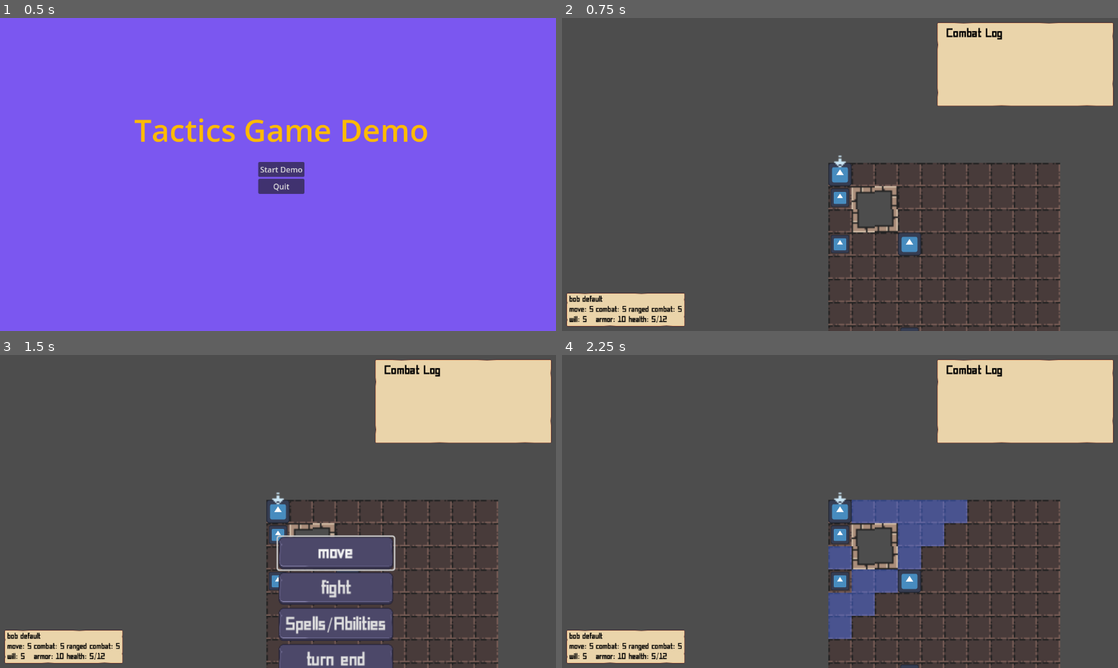
Above: before the commit, frames 1-4 (two rows, left to right).
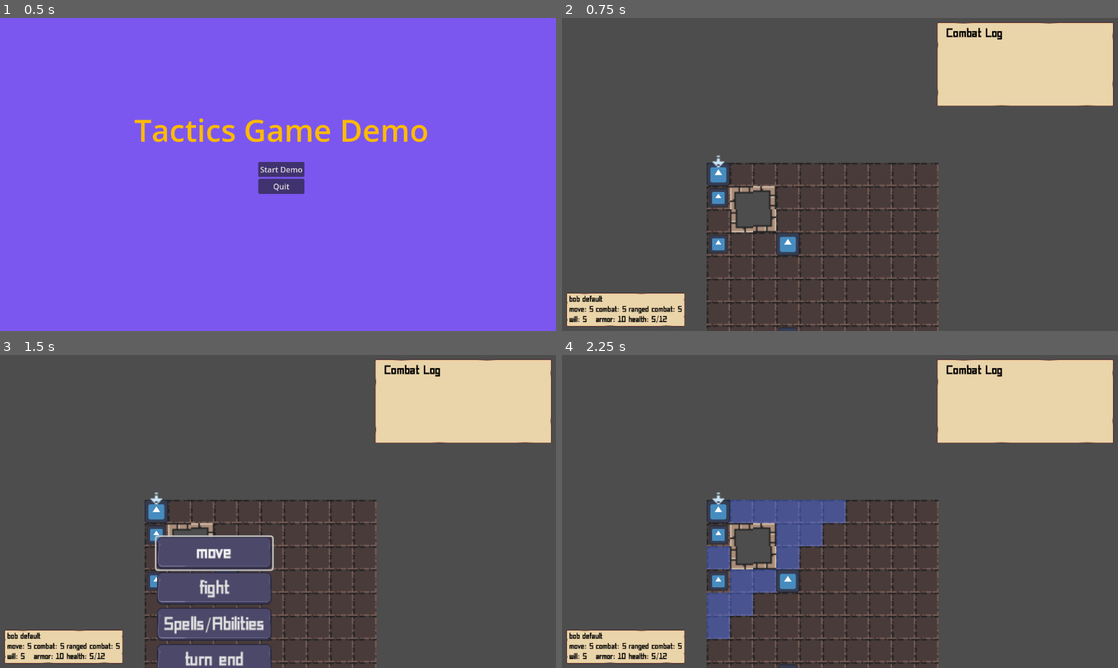
Above: after the commit, the same moments.

Repository: brianhall1313/dungeon-tactics
Game: Godot game, scene res://Scene/start_screen.tscn
Same seed, same stepped clock (60 frames per second), same inputs: the game is played once before the commit and once after it. The engine's default icon, where the game draws it, is replaced by a stand-in: a white triangle on a blue panel in a dark square.
Inputs (mouse positions are in pixels of both pictures, inside the frame that each line leads up to):
- Up to frame 1 (0.5 s): no input
- Up to frame 2 (0.75 s): click "Start Demo" at 0.5 s
- Up to frame 3 (1.5 s): tap Enter at 1.25 s; move the mouse to (461, 401) at 1.27 s
- Up to frame 4 (2.25 s): click "move" at 2 s

Frame 1 is identical in both runs. In frame 2, 7.3% of the frame differs, in the area x 26-90%, y 43-100%; in frame 3, 20%; in frame 4, 15%.

Commit message:
fixed some more UI bugs

Diff:
--- a/Global/global_signal_bus.gd
+++ b/Global/global_signal_bus.gd
@@ -14,6 +14,7 @@
 signal move_request(character,space:Vector2i)
 signal party_wipe(faction)
 signal hide_menu
+signal show_pause_menu
 signal sa_button_pressed(action:String)
 signal summoning(summon)
 signal combat_message(message:String)
--- a/Scene/Map.gd
+++ b/Scene/Map.gd
@@ -419,18 +419,16 @@
 
 
 func _on_grid_interact_escape_pressed():
-	var is_pause:bool = true
 	for x in players_list.alive_list:
 		if local_to_map(x.position)==local_to_map(Pointer.position):
 			current_character=x
 			if current_character.turn_tracker['moved'] and current_character.turn_tracker['turn_complete']==false:
-				is_pause = false
 				current_character.undo_movement()
 				Pointer.movement(local_to_map(current_character.position),current_character.position)
 				fight_menus.move(Pointer.position)
 				fight_menu.update_menu(current_character)
-	if is_pause:
-		GlobalSignalBus.change_state.emit("pause_menu")
+				return
+	GlobalSignalBus.change_state.emit("pause_menu")
 
 
 func _on_fight_menu_turn_end_selected():
--- a/Scene/Map.tscn
+++ b/Scene/Map.tscn
@@ -98,21 +98,18 @@
 
 [node name="Camera2D2" type="Camera2D" parent="Pointer"]
 zoom = Vector2(3, 3)
-
-[node name="field_menu" parent="Pointer/Camera2D2" instance=ExtResource("13_ushiy")]
-anchors_preset = 0
-anchor_right = 0.0
-anchor_bottom = 0.0
-grow_horizontal = 1
-grow_vertical = 1
-theme = ExtResource("16_lckb1")
-metadata/_edit_use_anchors_ = true
+limit_left = -100
+limit_top = -100
 
 [node name="fight_menus" parent="." instance=ExtResource("14_l63jg")]
 
 [node name="CanvasLayer" type="CanvasLayer" parent="."]
 
+[node name="field_menu" parent="CanvasLayer" instance=ExtResource("13_ushiy")]
+metadata/_edit_use_anchors_ = true
+
 [node name="PanelContainer" type="PanelContainer" parent="CanvasLayer"]
+z_index = -1
 offset_left = 768.0
 offset_right = 1152.0
 offset_bottom = 192.0
@@ -158,8 +155,8 @@
 size_flags_horizontal = 0
 size_flags_vertical = 8
 
-[connection signal="continue_pressed" from="Pointer/Camera2D2/field_menu" to="." method="_on_field_menu_continue_pressed"]
-[connection signal="end_turn_pressed" from="Pointer/Camera2D2/field_menu" to="." method="_on_field_menu_end_turn_pressed"]
 [connection signal="fight_selected" from="fight_menus" to="." method="_on_fight_menu_fight_selected"]
 [connection signal="movement_selected" from="fight_menus" to="." method="_on_fight_menu_movement_selected"]
 [connection signal="turn_end_selected" from="fight_menus" to="." method="_on_fight_menu_turn_end_selected"]
+[connection signal="continue_pressed" from="CanvasLayer/field_menu" to="." method="_on_field_menu_continue_pressed"]
+[connection signal="end_turn_pressed" from="CanvasLayer/field_menu" to="." method="_on_field_menu_end_turn_pressed"]
--- a/Scene/encounter_manager.tscn
+++ b/Scene/encounter_manager.tscn
@@ -60,7 +60,6 @@
 [connection signal="grid_interaction" from="FiniteStateMachine/fight_selection" to="Map" method="_on_fight_selection_grid_interaction"]
 [connection signal="ai_turn_start" from="FiniteStateMachine/ai_turn" to="Map/battle_lists" method="_on_ai_turn_ai_turn_start"]
 [connection signal="escape_pressed" from="FiniteStateMachine/pause_menu" to="Map" method="_on_pause_menu_escape_pressed"]
-[connection signal="show_pause_menu" from="FiniteStateMachine/pause_menu" to="Map/Pointer/Camera2D2/field_menu" method="_on_pause_menu_show_pause_menu"]
 [connection signal="escape_pressed" from="FiniteStateMachine/sa_resolution" to="Map" method="_on_sa_resolution_escape_pressed"]
 [connection signal="grid_interaction" from="FiniteStateMachine/sa_resolution" to="Map" method="_on_sa_resolution_grid_interaction"]
 [connection signal="update_enemy_list" from="ai_manager" to="Map" method="_on_ai_manager_update_enemy_list"]
--- a/Scene/field_menu.gd
+++ b/Scene/field_menu.gd
@@ -7,6 +7,7 @@
 func _ready():
 	hide()
 	GlobalSignalBus.connect('hide_menu',hide_menu)
+	GlobalSignalBus.connect('show_pause_menu',show_pause_menu)
 
 func show_menu():
 	show()
@@ -14,7 +15,7 @@
 func hide_menu():
 	hide()
 
-func _on_pause_menu_show_pause_menu():
+func show_pause_menu():
 	show_menu()
 	continue_button.grab_focus()
 
@@ -29,3 +30,7 @@
 	end_turn_pressed.emit()
 	get_viewport().set_input_as_handled()
 	hide()
+
+
+func _on_quit_button_up():
+	get_tree().change_scene_to_file("res://Scene/start_screen.tscn")
--- a/Scene/field_menu.tscn
+++ b/Scene/field_menu.tscn
@@ -1,16 +1,28 @@
-[gd_scene load_steps=2 format=3 uid="uid://r8mhoiii4nhu"]
+[gd_scene load_steps=3 format=3 uid="uid://r8mhoiii4nhu"]
 
 [ext_resource type="Script" path="res://Scene/field_menu.gd" id="1_ofjwi"]
+[ext_resource type="Theme" uid="uid://5fu88ou1dk5" path="res://Resources/dungeon_theme.tres" id="1_saky7"]
 
 [node name="field_menu" type="Control"]
 top_level = true
 layout_mode = 3
-anchors_preset = 15
-anchor_right = 1.0
-anchor_bottom = 1.0
+anchors_preset = 8
+anchor_left = 0.5
+anchor_top = 0.5
+anchor_right = 0.5
+anchor_bottom = 0.5
 grow_horizontal = 2
 grow_vertical = 2
+theme = ExtResource("1_saky7")
 script = ExtResource("1_ofjwi")
+
+[node name="ColorRect" type="ColorRect" parent="."]
+layout_mode = 0
+offset_left = -584.0
+offset_top = -332.0
+offset_right = 968.0
+offset_bottom = 588.0
+color = Color(0, 0, 0, 0.588235)
 
 [node name="VBoxContainer" type="VBoxContainer" parent="."]
 layout_mode = 0
@@ -25,5 +37,10 @@
 layout_mode = 2
 text = "End Turn"
 
+[node name="quit" type="Button" parent="VBoxContainer"]
+layout_mode = 2
+text = "Quit"
+
 [connection signal="button_up" from="VBoxContainer/continue" to="." method="_on_continue_button_up"]
 [connection signal="button_up" from="VBoxContainer/end_turn" to="." method="_on_end_turn_button_up"]
+[connection signal="button_up" from="VBoxContainer/quit" to="." method="_on_quit_button_up"]
--- a/Scene/pause_menu.gd
+++ b/Scene/pause_menu.gd
@@ -8,7 +8,7 @@
 
 func _enter_state():
 	print('entered pause menu')
-	show_pause_menu.emit()
+	GlobalSignalBus.show_pause_menu.emit()
 
 func _exit_state():
 	GlobalSignalBus.hide_menu.emit()
--- a/Scene/selected_character_info.tscn
+++ b/Scene/selected_character_info.tscn
@@ -4,6 +4,7 @@
 [ext_resource type="Theme" uid="uid://5fu88ou1dk5" path="res://Resources/dungeon_theme.tres" id="1_nv6qu"]
 
 [node name="selected_character_info" type="Control"]
+z_index = -3
 layout_mode = 3
 anchors_preset = 0
 offset_right = 168.0
